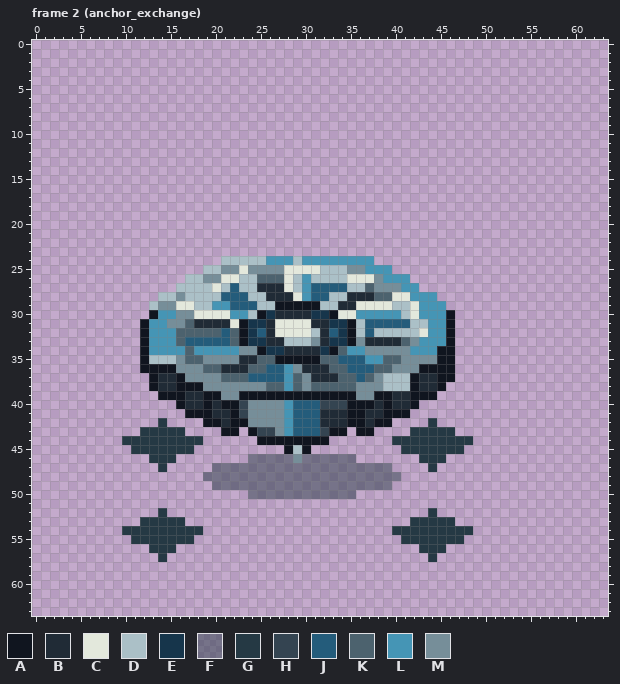
Two states of a pixel-art file, assets/source-art/defence003a/anchor_exchange_cards.aseprite. The picture above is the old version.
64x64 pixels, 48 frames. Colours within 5 levels of each other are drawn and written as one. Shown: frame 2 (anchor_exchange). The commit also changed other frames, which this record leaves out.
Visible layers, top first: "05 contact and release", "04 accepted native defender", "03 incoming machine", "02 physical fittings", "01 real floor tracks".
Palette (. is transparent): A #10151f  B #202b36  C #e3e8dc  D #abc0c7  E #16354b  F #2539447d  G #253944  H #344451  J #245c7b  K #4c626e  L #4595b5  M #768e99
Pixels before, frame 2 (anchor_exchange) (only the part around the change), first column x 43:
 0 .....................
 1 .....................
 2 .....................
 3 .....................
 4 .....................
 5 .....................
 6 .....................
 7 .....................
 8 .....................
 9 .....................
10 .....................
11 .....................
12 .....................
13 .....................
14 .....................
15 .....................
16 .....................
17 .....................
18 .....................
19 .....................
20 .....................
21 .....................
22 .....................
23 .....................
24 .....................
Once edited:
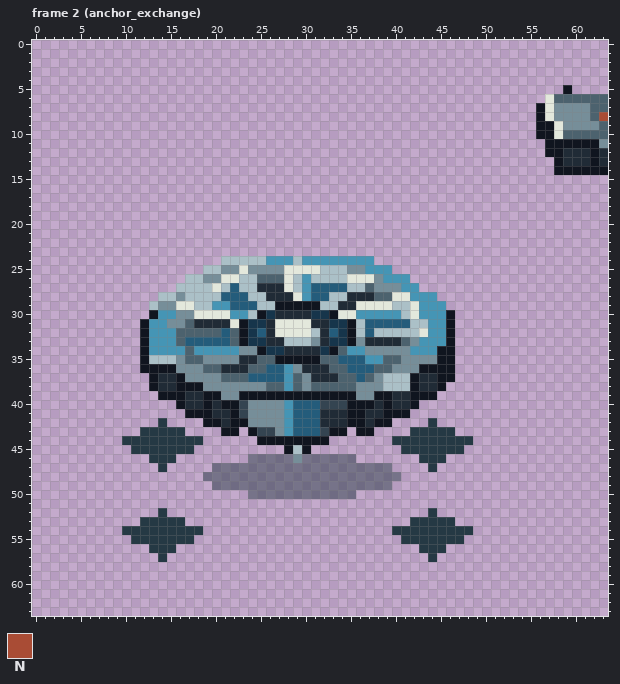
Colours new in this view: N #a94c35
Author's note on the commit: Complete 003A.1 active anchor and input acceptance correction
Difference:
Changed rows in their new state; - is an unchanged pixel.
Frame 2 (anchor_exchange), layer "03 incoming machine":
first column x 56:
 5 ---A----
 6 -CKKKKKK
 7 ACMMMMKK
 8 ACMMMMKN
 9 AACMMMMK
10 AACKKKKK
11 -AAAAAAM
12 -AABBBAB
13 --ABBBAB
14 --AAAAAA
Boxes around the changes in both pictures, in picture pixels (x1, y1, x2, y2):
added: (536, 85, 608, 175)
